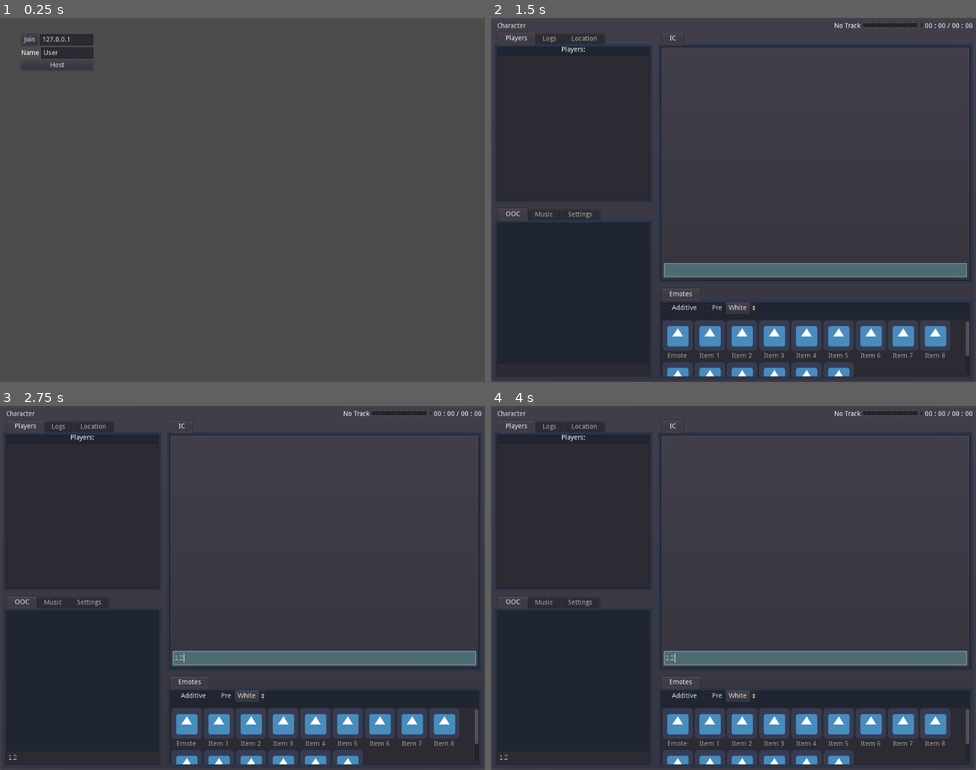
Above: before the commit, frames 1-4 (two rows, left to right).
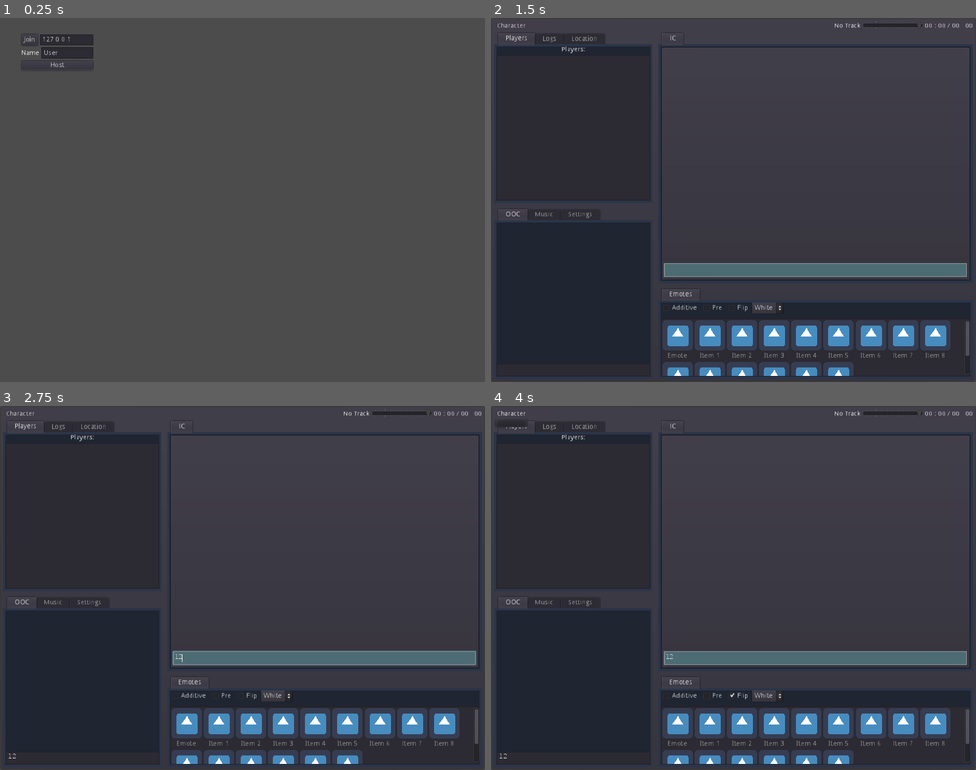
Above: after the commit, the same moments.

Repository: Crystalwarrior/GodotAO
Game: Godot game, scene res://MainMenu.tscn
Same seed, same stepped clock (60 frames per second), same inputs: the game is played once before the commit and once after it. The engine's default icon, where the game draws it, is replaced by a stand-in: a white triangle on a blue panel in a dark square. Sound files missing from this copy of the repository are replaced by a short silence.
Inputs (mouse positions are in pixels of both pictures, inside the frame that each line leads up to):
- Up to frame 1 (0.25 s): no input
- Up to frame 2 (1.5 s): tap Enter at 0.5 s; click "Host" at 1.25 s
- Up to frame 3 (2.75 s): click (82, 759) at 2.02 s; type "12" at 2.1 s; click (324, 657) at 2.25 s; type "12" at 2.33 s
- Up to frame 4 (4 s): click (738, 697) at 2.75 s, where only the run after the commit has a clickable "Flip"; click "Character" at 3.5 s

The runs differ from the first frame. In frame 1, 0.1% of the frame differs, in the area x 4-20%, y 4-14%; in frame 2, 1.2%; in frame 3, 1.1%; in frame 4, 1.4%, in the area x 1-100%, y 1-99%.
Error in both runs: Unable to iterate on object of type 'Nil'. (res://CharacterMenu.gd:9)

Commit message:
Added flip
Added flip function, and flip checkbox

Diff:
--- a/ChatRoom.gd
+++ b/ChatRoom.gd
@@ -8,6 +8,7 @@
 var current_pos = 0
 var additive_text = false
 var play_pre = false
+var flipit = false
 var last_speaker = -1
 
 signal ooc_message(msg)
@@ -83,12 +84,12 @@
 	var id = get_tree().get_network_unique_id()
 	if not get_tree().is_network_server():
 		rpc_id(1, "receive_ic_message", id, msg, color, characters.get_char(character_index)["name"],
-			 current_emote, current_bg, current_pos, additive_text, play_pre)
+			 current_emote, current_bg, current_pos, additive_text, play_pre, flipit)
 	else:
 		receive_ic_message(1, msg, color, characters.get_char(character_index)["name"],
-			 current_emote, current_bg, current_pos, additive_text, play_pre)
-
-remote func receive_ic_message(id, msg, color, charname, emote_index, bg_idx, pos_idx, additive, pre):
+			 current_emote, current_bg, current_pos, additive_text, play_pre, flipit)
+
+remote func receive_ic_message(id, msg, color, charname, emote_index, bg_idx, pos_idx, additive, pre, flip):
 	if get_tree().is_network_server():
 		#do various checks on the vars provided and adjust as needed
 		#example: don't send ic messages to people that aren't in the same location as the speaker
@@ -101,7 +102,7 @@
 					bg_idx = i
 					break
 		for client in backgrounds.get_bg(bg_idx)["clients"]:
-			rpc_id(client, "receive_ic_message", id, msg, color, charname, emote_index, bg_idx, pos_idx, additive, pre)
+			rpc_id(client, "receive_ic_message", id, msg, color, charname, emote_index, bg_idx, pos_idx, additive, pre, flip)
 
 	var ooc_name = "Null"
 	if id != 1:
@@ -132,16 +133,9 @@
 			pre_data = characters.get_char_pre(char_idx, emote["pre"])
 
 		if emote:
-			var frames = [0]
-			var delay = 0
-			var rows = 1
-			var columns = 1
-			var loop = false
-			var effects = []
-
-			emit_signal("ic_character", emote, flap, blink, pre_data, pre)
+			emit_signal("ic_character", emote, flap, blink, pre_data, pre, flip)
 		else:
-			emit_signal("ic_character", characters.missing, false)
+			emit_signal("ic_character", characters.missing, null, null, null, false, false)
 
 	emit_signal("ic_name", showname)
 	emit_signal("ic_logs", "[b]%s (%s)[/b]: %s" % [showname, ooc_name, text_parser.parse_markup(msg)])
@@ -201,3 +195,6 @@
 
 func _on_Options_pre_animation(toggle):
 	play_pre = toggle
+
+func _on_Options_flip(toggle):
+	flipit = toggle
--- a/ChatRoom.tscn
+++ b/ChatRoom.tscn
@@ -639,7 +639,7 @@
 scroll_vertical_enabled = false
 
 [node name="Options" type="HBoxContainer" parent="PanelContainer/MainWindow/MainView/Right/Info4/Emotes/ScrollContainer"]
-margin_right = 217.0
+margin_right = 272.0
 margin_bottom = 24.0
 rect_clip_content = true
 script = ExtResource( 23 )
@@ -661,9 +661,17 @@
 enabled_focus_mode = 0
 text = "Pre"
 
+[node name="FlipButton" type="CheckBox" parent="PanelContainer/MainWindow/MainView/Right/Info4/Emotes/ScrollContainer/Options"]
+margin_left = 138.0
+margin_right = 189.0
+margin_bottom = 24.0
+focus_mode = 0
+enabled_focus_mode = 0
+text = "Flip"
+
 [node name="OptionButton" type="OptionButton" parent="PanelContainer/MainWindow/MainView/Right/Info4/Emotes/ScrollContainer/Options"]
-margin_left = 138.0
-margin_right = 217.0
+margin_left = 193.0
+margin_right = 272.0
 margin_bottom = 24.0
 hint_tooltip = "Set the default color of your text
 (note: \"Logs\" only recognizes color codes (such as \\w or \\c3), otherwise text will remain white."
@@ -717,9 +725,11 @@
 [connection signal="text_entered" from="PanelContainer/MainWindow/MainView/Right/Info3/IC/Say/Input" to="PanelContainer/MainWindow/MainView/Right/Info3/IC/Say" method="_on_Input_text_entered"]
 [connection signal="additive_text" from="PanelContainer/MainWindow/MainView/Right/Info4/Emotes/ScrollContainer/Options" to="." method="_on_Options_additive_text"]
 [connection signal="color_changed" from="PanelContainer/MainWindow/MainView/Right/Info4/Emotes/ScrollContainer/Options" to="PanelContainer/MainWindow/MainView/Right/Info3/IC/Say" method="_on_Options_color_changed"]
+[connection signal="flip" from="PanelContainer/MainWindow/MainView/Right/Info4/Emotes/ScrollContainer/Options" to="." method="_on_Options_flip"]
 [connection signal="pre_animation" from="PanelContainer/MainWindow/MainView/Right/Info4/Emotes/ScrollContainer/Options" to="." method="_on_Options_pre_animation"]
 [connection signal="toggled" from="PanelContainer/MainWindow/MainView/Right/Info4/Emotes/ScrollContainer/Options/AdditiveButton" to="PanelContainer/MainWindow/MainView/Right/Info4/Emotes/ScrollContainer/Options" method="_on_AdditiveButton_toggled"]
 [connection signal="toggled" from="PanelContainer/MainWindow/MainView/Right/Info4/Emotes/ScrollContainer/Options/PreButton" to="PanelContainer/MainWindow/MainView/Right/Info4/Emotes/ScrollContainer/Options" method="_on_Pre_toggled"]
+[connection signal="toggled" from="PanelContainer/MainWindow/MainView/Right/Info4/Emotes/ScrollContainer/Options/FlipButton" to="PanelContainer/MainWindow/MainView/Right/Info4/Emotes/ScrollContainer/Options" method="_on_Flip_toggled"]
 [connection signal="item_selected" from="PanelContainer/MainWindow/MainView/Right/Info4/Emotes/ScrollContainer/Options/OptionButton" to="PanelContainer/MainWindow/MainView/Right/Info4/Emotes/ScrollContainer/Options" method="_on_OptionButton_item_selected"]
 [connection signal="emote_selected" from="PanelContainer/MainWindow/MainView/Right/Info4/Emotes/Emotes" to="PanelContainer/MainWindow/MainView/Right/Info3/IC/Say" method="_on_emote_selected"]
 [connection signal="emote_selected" from="PanelContainer/MainWindow/MainView/Right/Info4/Emotes/Emotes" to="." method="_on_emote_selected"]
--- a/Options.gd
+++ b/Options.gd
@@ -3,6 +3,7 @@
 signal color_changed(color)
 signal additive_text(toggle)
 signal pre_animation(toggle)
+signal flip(toggle)
 
 onready var additive_button: CheckBox = $AdditiveButton as CheckBox
 onready var option_button: OptionButton = $OptionButton as OptionButton
@@ -40,3 +41,6 @@
 func _on_Pre_off():
 	$PreButton.pressed = false
 	emit_signal("pre_animation", false)
+
+func _on_Flip_toggled(button_pressed):
+	emit_signal("flip", button_pressed)
--- a/View.gd
+++ b/View.gd
@@ -44,6 +44,7 @@
 var emoteHolder = []
 var pre = false
 var play_pre = false
+var flip = false
 
 func _ready():
 	characterTexture.storage = ImageTexture.STORAGE_COMPRESS_LOSSLESS
@@ -111,14 +112,16 @@
 func _toggle_Pre(status):
 	play_pre = status
 
-func _on_Main_ic_character(emote, flap_data, blink_data, pre_data, play_pre):
+func _on_Main_ic_character(emote, flap_data, blink_data, pre_data, play_pre, set_flip):
 	if pre_data != null and play_pre == true:
-			emoteHolder = [emote, flap_data, blink_data]
-			emote = pre_data
-			pre = true
-			emit_signal("toggle_pre", true)
+		emoteHolder = [emote, flap_data, blink_data]
+		emote = pre_data
+		pre = true
+		emit_signal("toggle_pre", true)
 	else:
 		emit_signal("toggle_pre", false)
+	flip = set_flip
+	character.set_flip_h(flip)
 	if current_emote != emote:
 		if emote.has("flap"):
 			characterImage = emote["file"].get_data()
@@ -267,7 +270,7 @@
 		if object.name == "character" and pre == true:
 			pre = false
 #			emit_signal("toggle_pre", false)
-			_on_Main_ic_character(emoteHolder[0], emoteHolder[1], emoteHolder[2], null, false)
+			_on_Main_ic_character(emoteHolder[0], emoteHolder[1], emoteHolder[2], null, false, flip)
 		if object.current_loop == true and object.played == true:
 			object.frame_counter = 0
 			object.cycle_number = 0
--- a/project.godot
+++ b/project.godot
@@ -32,6 +32,8 @@
 [display]
 
 window/size/height=768
+window/stretch/mode="2d"
+window/stretch/aspect="keep"
 
 [importer_defaults]
 
@@ -59,6 +61,7 @@
 [rendering]
 
 quality/driver/driver_name="GLES2"
+quality/2d/use_pixel_snap=true
 vram_compression/import_etc=true
 vram_compression/import_etc2=false
 environment/default_environment="res://default_env.tres"
--- a/src/globals/characters.gd
+++ b/src/globals/characters.gd
@@ -71,6 +71,23 @@
 			return blink
 	return null
 
+func get_char_pre(char_idx: int, prename):
+	if list.empty() or char_idx > list.size():
+		return null
+	var character = get_char(char_idx)
+	if not character:
+		return null
+	if character["pre_animations"].empty():
+		return null
+	for pre in character["pre_animations"]:
+		if pre["name"] == prename:
+			return pre
+	return null
+
+#func check_pre(emotes, emote_idx):
+#	for emote in emotes:
+
+
 func load_characters(path):
 	list.clear()
 	var dir = Directory.new()
@@ -104,6 +121,8 @@
 		_image_convert_and_cache(data, "flaps", ["file"], path)
 	if data.has("blinks"):
 		_image_convert_and_cache(data, "blinks", ["file"], path)
+	if data.has("pre_animations"):
+		_image_convert_and_cache(data, "pre_animations", ["file"], path)
 	return data
 
 func _image_convert_and_cache(data, objects, check_list, path):
